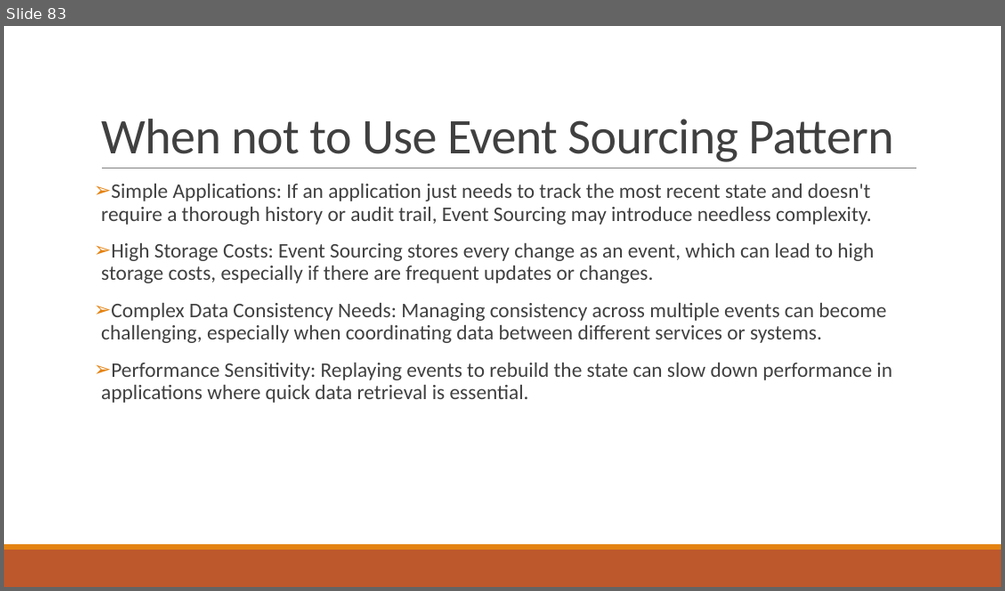
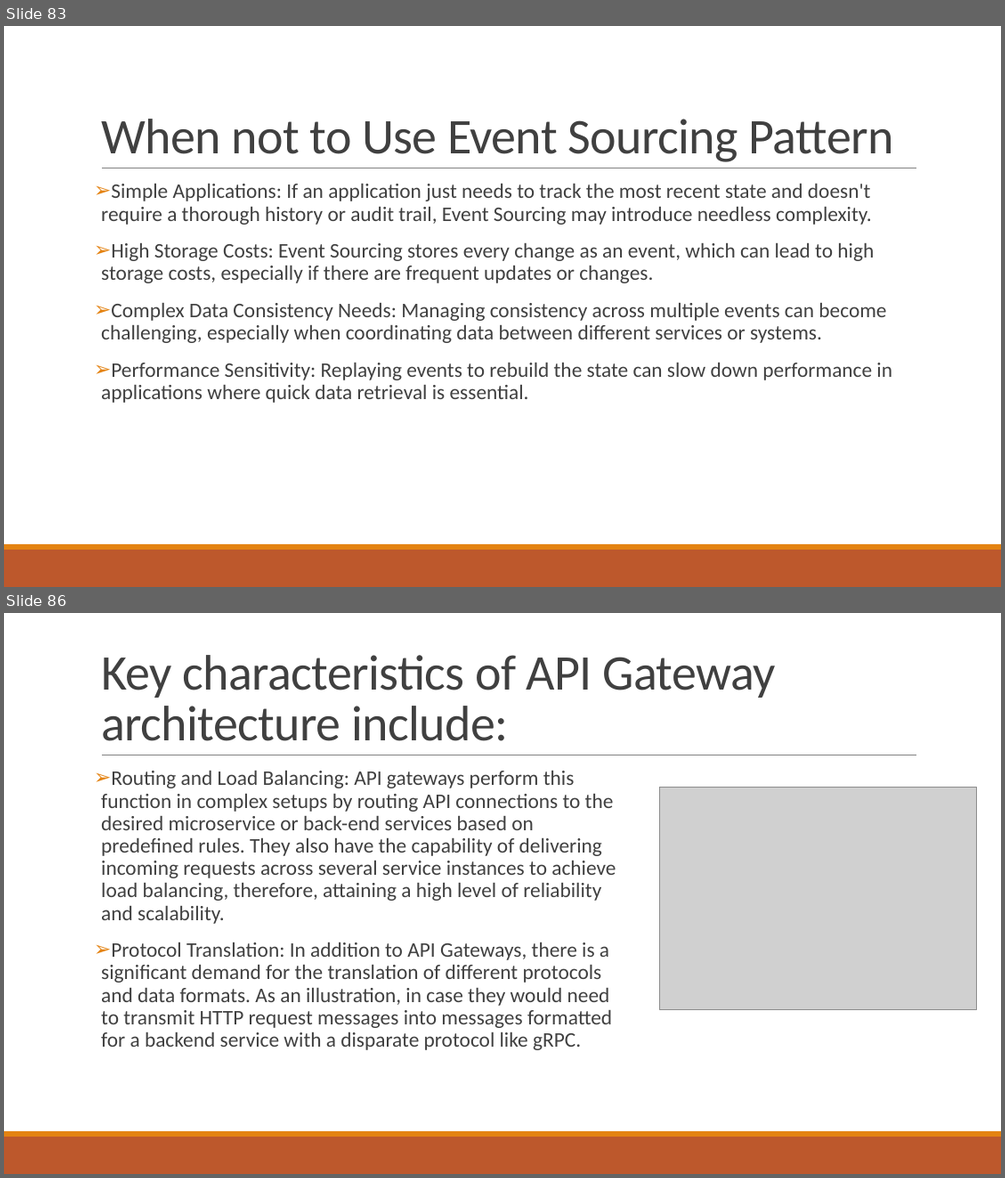
Before and after one commit to Sujatabatra/ThalesAug2025, a slide deck: Microservice Design Patterns.pptx. Shown one above the other, each under a label of ours: slide 83 before the commit, slides 83 and 86 after it; the slides between them are not shown. The pictures are 1005x591 and 1005x1178 pixels, drawn with LibreOffice and Linux fonts; fonts in the diff are those of the drawing; grey boxes stand for pictures. Boxes give left, top, right and bottom in pixels: in the first picture for what was removed or moved away, otherwise in the second. Text is boxed around its words. In the diff, an @@ line names an element or a change of style, - is before the commit and + after.

```diff
--- a/Microservice Design Patterns.pptx
+++ b/Microservice Design Patterns.pptx
@@ slide 86 added at (4, 613, 1001, 1174), background #FFFFFF @@
@@ title added at (101, 655, 775, 741), 48 pt, text #404040 @@
+Key characteristics of API Gateway architecture include:
@@ text added at (101, 771, 615, 1050), 20 pt, text #404040 @@
+➢ Routing and Load Balancing: API gateways perform this function in complex setups by routing API connections to the desired microservice or back-end services based on predefined rules. They also have the capability of delivering incoming requests across several service instances to achieve load balancing, therefore, attaining a high level of reliability and scalability.
+➢ Protocol Translation: In addition to API Gateways, there is a significant demand for the translation of different protocols and data formats. As an illustration, in case they would need to transmit HTTP request messages into messages formatted for a backend service with a disparate protocol like gRPC.
@@ line added from (102, 755) to (917, 755), #808080 0.5 pt @@
@@ picture added at (660, 787, 976, 1010) @@
@@ rectangle added at (4, 1136, 1001, 1174), fill #BD582C @@
@@ rectangle added at (4, 1131, 1001, 1136), fill #E48312 @@
```
Also in this commit, not shown: 72 other slides added.
